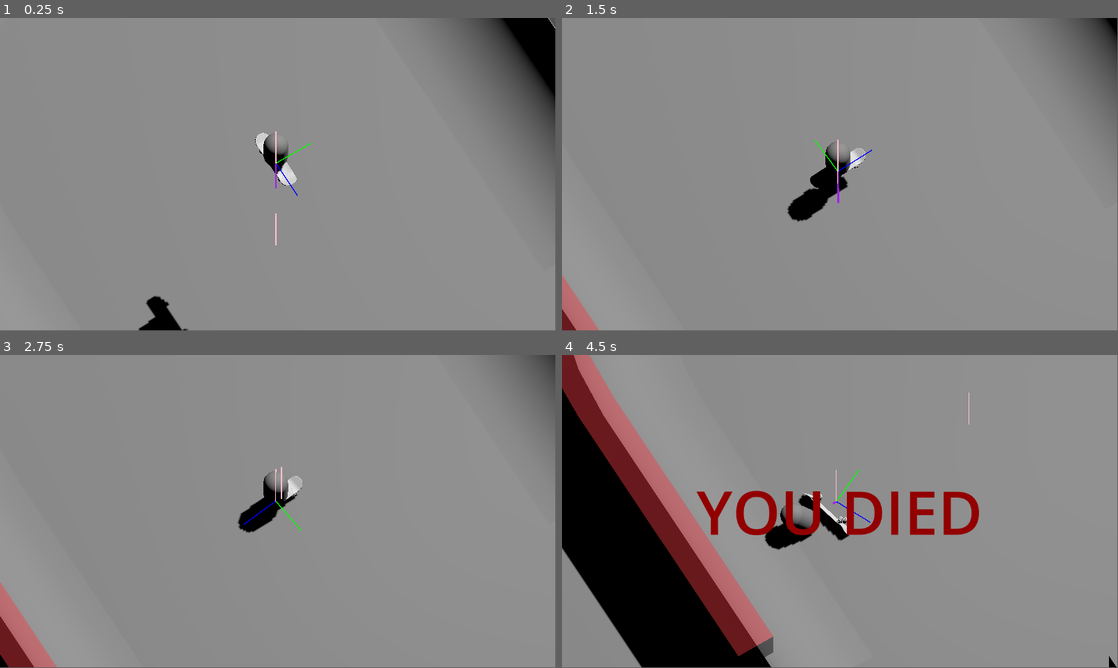
Above: before the commit, frames 1-4 (two rows, left to right).
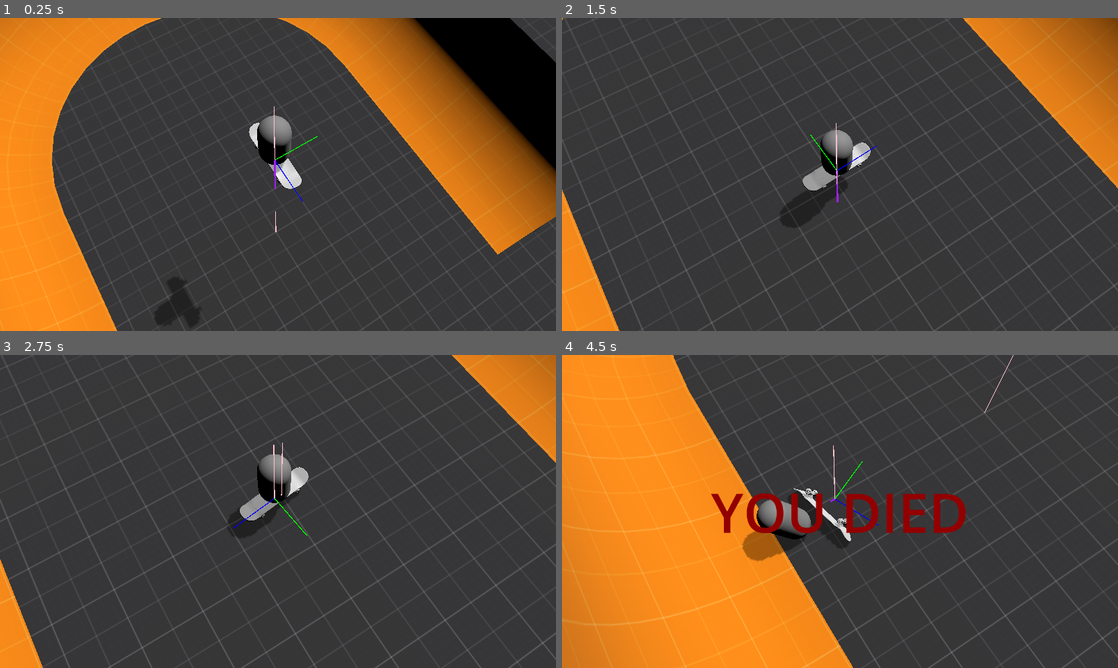
Above: after the commit, the same moments.

Repository: 3deric/GodotSkate
Game: Godot game, scene res://Scenes/testLevel.tscn
Same seed, same stepped clock (60 frames per second), same inputs: the game is played once before the commit and once after it.
Inputs:
- Up to frame 1 (0.25 s): no input
- Up to frame 2 (1.5 s): hold D (Right) 0.53-1.28 s; hold X (Grind) 0.53-1.28 s; tap Space (Jump) at 0.77 s; hold S (Backward) from 1.28 s (still down); tap X (Grind) at 1.35 s
- Up to frame 3 (2.75 s): tap Space (Jump) at 1.52 s; release S (Backward) at 2.03 s; hold D (Right) from 2.03 s (still down); hold X (Grind) from 2.03 s (still down)
- Up to frame 4 (4.5 s): release D (Right) at 2.78 s; release X (Grind) at 2.78 s; hold W (Forward) 2.78-3.53 s; tap X (Grind) at 2.85, 4.35 s; tap Space (Jump) at 3.02, 3.77 s; hold X (Grind) 3.53-4.28 s; hold A (Left) from 3.53 s (still down)
In our replay, the window is 799x449 before the commit and 800x450 after it. These sizes can differ from the game's own. Grey fills any space a smaller window leaves; there, only what the larger window draws over its background counts as a difference.

The runs differ from the first frame. In frame 1, 99% of the frame differs, in the area x 0-100%, y 0-100%; in frame 2, 99%; in frame 3, 99%; in frame 4, 99%.

Commit message:
Removed unneded meshes, added new meshes, textures and materials

Diff:
--- /dev/null
+++ b/Skategame/Materials/M_default_grey.tres
@@ -0,0 +1,7 @@
+[gd_resource type="StandardMaterial3D" load_steps=2 format=3 uid="uid://dshu268utf6sb"]
+
+[ext_resource type="Texture2D" uid="uid://dxpxd7bji1g1q" path="res://Textures/T_default_grey.png" id="1_k1pcc"]
+
+[resource]
+albedo_texture = ExtResource("1_k1pcc")
+uv1_scale = Vector3(500, 500, 500)
--- /dev/null
+++ b/Skategame/Materials/M_default_orange.tres
@@ -0,0 +1,6 @@
+[gd_resource type="StandardMaterial3D" load_steps=2 format=3 uid="uid://1ccrgh68ww8p"]
+
+[ext_resource type="Texture2D" uid="uid://c18thxnf5ehny" path="res://Textures/T_default_orange.png" id="1_i5bfm"]
+
+[resource]
+albedo_texture = ExtResource("1_i5bfm")
--- a/Skategame/Scenes/characterBody3D.tscn
+++ b/Skategame/Scenes/characterBody3D.tscn
@@ -25,7 +25,10 @@
 axis_lock_angular_x = true
 axis_lock_angular_y = true
 axis_lock_angular_z = true
+wall_min_slide_angle = 0.785398
 floor_stop_on_slope = false
+floor_max_angle = 0.610865
+floor_snap_length = 0.05
 script = ExtResource("1_5mxk1")
 
 [node name="MeshInstance3D" type="MeshInstance3D" parent="."]
--- a/Skategame/Scenes/testLevel.tscn
+++ b/Skategame/Scenes/testLevel.tscn
@@ -1,9 +1,14 @@
-[gd_scene load_steps=12 format=3 uid="uid://duaw5sk1sesed"]
+[gd_scene load_steps=18 format=3 uid="uid://duaw5sk1sesed"]
 
-[ext_resource type="ArrayMesh" uid="uid://bfccv2ffb53gi" path="res://Meshes/pipe_combined.obj" id="3_wclpi"]
+[ext_resource type="Material" uid="uid://dshu268utf6sb" path="res://Materials/M_default_grey.tres" id="1_8lo03"]
+[ext_resource type="ArrayMesh" uid="uid://dn2pofrv450ea" path="res://Meshes/pipe.obj" id="3_wclpi"]
 [ext_resource type="PackedScene" uid="uid://d2nejhxrsjjgk" path="res://Scenes/characterBody3D.tscn" id="4_d8v8c"]
+[ext_resource type="Material" uid="uid://1ccrgh68ww8p" path="res://Materials/M_default_orange.tres" id="4_hw8t5"]
 [ext_resource type="PackedScene" uid="uid://f8h2uynd2b7n" path="res://Scenes/ingameOverlay.tscn" id="4_hwdxu"]
 [ext_resource type="PackedScene" uid="uid://cctt1un35hyco" path="res://Scenes/debugView.tscn" id="5_cf44f"]
+[ext_resource type="ArrayMesh" uid="uid://17bereoeaire" path="res://Meshes/kicker.obj" id="5_foj1a"]
+[ext_resource type="Texture2D" uid="uid://c18thxnf5ehny" path="res://Textures/T_default_orange.png" id="6_88ofx"]
+[ext_resource type="ArrayMesh" uid="uid://d6xca2v5m4jv" path="res://Meshes/box.obj" id="6_e40s7"]
 
 [sub_resource type="PlaneMesh" id="PlaneMesh_wnnvr"]
 
@@ -24,16 +29,22 @@
 [sub_resource type="ConcavePolygonShape3D" id="ConcavePolygonShape3D_rhf6l"]
 data = PackedVector3Array(6.1499, 0.1696, 7.2485, 6.1499, 0.1696, 8.8323, 5.6764, 0.0427, 7.2609, 5.6764, 0.0427, 7.260 …(43019 unchanged characters)…
 
-[sub_resource type="BoxMesh" id="BoxMesh_salny"]
+[sub_resource type="StandardMaterial3D" id="StandardMaterial3D_ek4w3"]
+albedo_texture = ExtResource("6_88ofx")
 
-[sub_resource type="BoxShape3D" id="BoxShape3D_lux5x"]
+[sub_resource type="ConcavePolygonShape3D" id="ConcavePolygonShape3D_j2jgk"]
+data = PackedVector3Array(-1, 0.5, 1, -1, 0, 1, -1, 0.5, -1, -1, 0.5, -1, -1, 0, 1, -1, 0, -1, -1, 0, 1, -1, 0.5, 1, -1, 0, 2, 1, 0.5, -1, 1, 0, -1, 1, 0.5, 1, 1, 0.5, 1, 1, 0, -1, 1, 0, 1, -1, 0.5, -1, -1, 0, -1, -1, 0, -2, -1, 0.5, -1, 1, 0.5, -1, -1, 0.5, 1, -1, 0.5, 1, 1, 0.5, -1, 1, 0.5, 1, 1, 0, -1, 1, 0.5, -1, 1, 0, -2, -1, 0.5, 1, 1, 0.5, 1, -1, 0, 2, -1, 0, 2, 1, 0.5, 1, 1, 0, 2, 1, 0.5, 1, 1, 0, 1, 1, 0, 2, 1, 0.5, -1, -1, 0.5, -1, 1, 0, -2, 1, 0, -2, -1, 0.5, -1, -1, 0, -2)
+
+[sub_resource type="ConcavePolygonShape3D" id="ConcavePolygonShape3D_2f6bh"]
+data = PackedVector3Array(-2, 1, 1.9999, -2, 0, 1.9999, -2, 1, -2, -2, 1, -2, -2, 0, 1.9999, -2, 0, -2, -2, 1, -2, -2, 0, -2, 2, 1, -2, 2, 1, -2, -2, 0, -2, 2, 0, -2, 2, 1, -2, 2, 0, -2, 2, 1, 1.9999, 2, 1, 1.9999, 2, 0, -2, 2, 0, 1.9999, 2, 1, 1.9999, 2, 0, 1.9999, -2, 1, 1.9999, -2, 1, 1.9999, 2, 0, 1.9999, -2, 0, 1.9999, -2, 1, -2, 2, 1, -2, -2, 1, 1.9999, -2, 1, 1.9999, 2, 1, -2, 2, 1, 1.9999)
 
 [node name="Level" type="Node3D"]
 
 [node name="Floor" type="Node3D" parent="."]
 
 [node name="MeshInstance3D" type="MeshInstance3D" parent="Floor"]
-transform = Transform3D(25, 0, 0, 0, 25, 0, 0, 0, 25, 0, 0, 0)
+transform = Transform3D(300, 0, 0, 0, 25, 0, 0, 0, 300, 0, 0, 0)
+material_override = ExtResource("1_8lo03")
 mesh = SubResource("PlaneMesh_wnnvr")
 skeleton = NodePath("../..")
 
@@ -47,6 +58,8 @@
 [node name="DirectionalLight3D" type="DirectionalLight3D" parent="."]
 transform = Transform3D(0.84851, -0.0293182, 0.528366, -0.529179, -0.0470102, 0.847207, 0, -0.998464, -0.0554033, 2.28935, 2.07624, -1.13568)
 shadow_enabled = true
+shadow_opacity = 0.59
+shadow_blur = 6.306
 
 [node name="DebugView" parent="." node_paths=PackedStringArray("player") instance=ExtResource("5_cf44f")]
 player = NodePath("../Character")
@@ -61,17 +74,19 @@
 [node name="Node3D" type="Node3D" parent="."]
 
 [node name="Camera3D" type="Camera3D" parent="Node3D"]
-transform = Transform3D(0.851626, 0.483314, -0.202829, 0, 0.386968, 0.922093, 0.524149, -0.785279, 0.329553, -1.887, 8.084, 3.146)
-projection = 1
+transform = Transform3D(0.851626, 0.483314, -0.202829, 0, 0.386968, 0.922093, 0.524149, -0.785279, 0.329552, -1.87385, 8.07397, 3.16338)
 current = true
-size = 7.591
-far = 100.0
+fov = 38.0
+size = 8.0
+near = 3.221
+far = 39.42
 
 [node name="RampAndRail" type="Node3D" parent="."]
 transform = Transform3D(1, 0, 0, 0, 1, 0, 0, 0, 1, 0, 0.539588, 0)
 
 [node name="RampRail1" type="CSGPolygon3D" parent="RampAndRail" groups=["rampRail"]]
 transform = Transform3D(1, 0, 0, 0, 1, 0, 0, 0, 1, 0, -0.547053, 0)
+visible = false
 cast_shadow = 0
 use_collision = true
 collision_layer = 8
@@ -94,6 +109,7 @@
 
 [node name="PipeCombined" type="MeshInstance3D" parent="."]
 transform = Transform3D(1, 0, 0, 0, 1, 0, 0, 0, 1, 0, 0, -8)
+material_override = ExtResource("4_hw8t5")
 mesh = ExtResource("3_wclpi")
 
 [node name="StaticBody3D" type="StaticBody3D" parent="PipeCombined"]
@@ -105,12 +121,23 @@
 [node name="IngameOverlay" parent="." instance=ExtResource("4_hwdxu")]
 visible = false
 
-[node name="MeshInstance3D" type="MeshInstance3D" parent="."]
-transform = Transform3D(1, 0, 0, 0, 1, 0, 0, 0, 1, 0, 0.439598, 7.82803)
-mesh = SubResource("BoxMesh_salny")
+[node name="Kicker" type="MeshInstance3D" parent="."]
+transform = Transform3D(1, 0, 0, 0, 1, 0, 0, 0, 1, -2.79697, -0.00954637, 7.82803)
+material_override = SubResource("StandardMaterial3D_ek4w3")
+mesh = ExtResource("5_foj1a")
 skeleton = NodePath("")
 
-[node name="StaticBody3D" type="StaticBody3D" parent="MeshInstance3D"]
+[node name="StaticBody3D" type="StaticBody3D" parent="Kicker"]
 
-[node name="CollisionShape3D" type="CollisionShape3D" parent="MeshInstance3D/StaticBody3D"]
-shape = SubResource("BoxShape3D_lux5x")
+[node name="CollisionShape3D" type="CollisionShape3D" parent="Kicker/StaticBody3D"]
+shape = SubResource("ConcavePolygonShape3D_j2jgk")
+
+[node name="Box" type="MeshInstance3D" parent="."]
+transform = Transform3D(1, 0, 0, 0, 1, 0, 0, 0, 1, 5.50142, 0, 9.3376)
+material_override = SubResource("StandardMaterial3D_ek4w3")
+mesh = ExtResource("6_e40s7")
+
+[node name="StaticBody3D" type="StaticBody3D" parent="Box"]
+
+[node name="CollisionShape3D" type="CollisionShape3D" parent="Box/StaticBody3D"]
+shape = SubResource("ConcavePolygonShape3D_2f6bh")
--- a/Skategame/Scripts/characterBody3D.gd
+++ b/Skategame/Scripts/characterBody3D.gd
@@ -166,8 +166,9 @@
 			groundNormal = (collInfo.get_normal() * Vector3(1,0,1)).normalized()
 
 	if is_on_wall():
-		playerState = PlayerState.FALL
-		_fall()
+		#playerState = PlayerState.FALL
+		#_fall()
+		pass
 
 	if !is_on_floor():
 		#behavior while in air, or sticked to a pipe
--- a/Skategame/project.godot
+++ b/Skategame/project.godot
@@ -14,6 +14,12 @@
 run/main_scene="res://Scenes/testLevel.tscn"
 config/features=PackedStringArray("4.2", "GL Compatibility")
 config/icon="res://icon.svg"
+
+[display]
+
+window/size/viewport_width=1280
+window/size/viewport_height=720
+window/vsync/vsync_mode=0
 
 [dotnet]
 
Not shown, added: Skategame/Meshes/box.obj
Not shown, added: Skategame/Meshes/box.obj.import
Not shown, added: Skategame/Meshes/kicker.obj
Not shown, added: Skategame/Meshes/kicker.obj.import
Not shown, added: Skategame/Meshes/pipe.obj
Not shown, added: Skategame/Meshes/pipe.obj.import
Not shown, removed: Skategame/Meshes/pipe_combined.obj
Not shown, removed: Skategame/Meshes/pipe_combined.obj.import
Not shown, removed: Skategame/Meshes/pipe_curve_base.obj
Not shown, removed: Skategame/Meshes/pipe_curve_base.obj.import
Not shown, removed: Skategame/Meshes/pipe_curve_base_col.obj
Not shown, removed: Skategame/Meshes/pipe_curve_base_col.obj.import
(and 12 more such lines)
